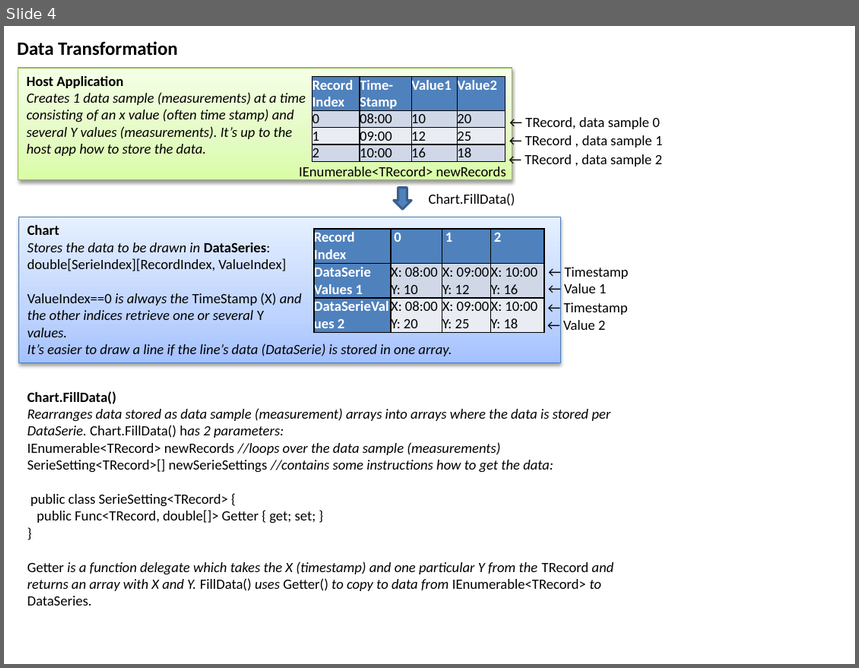
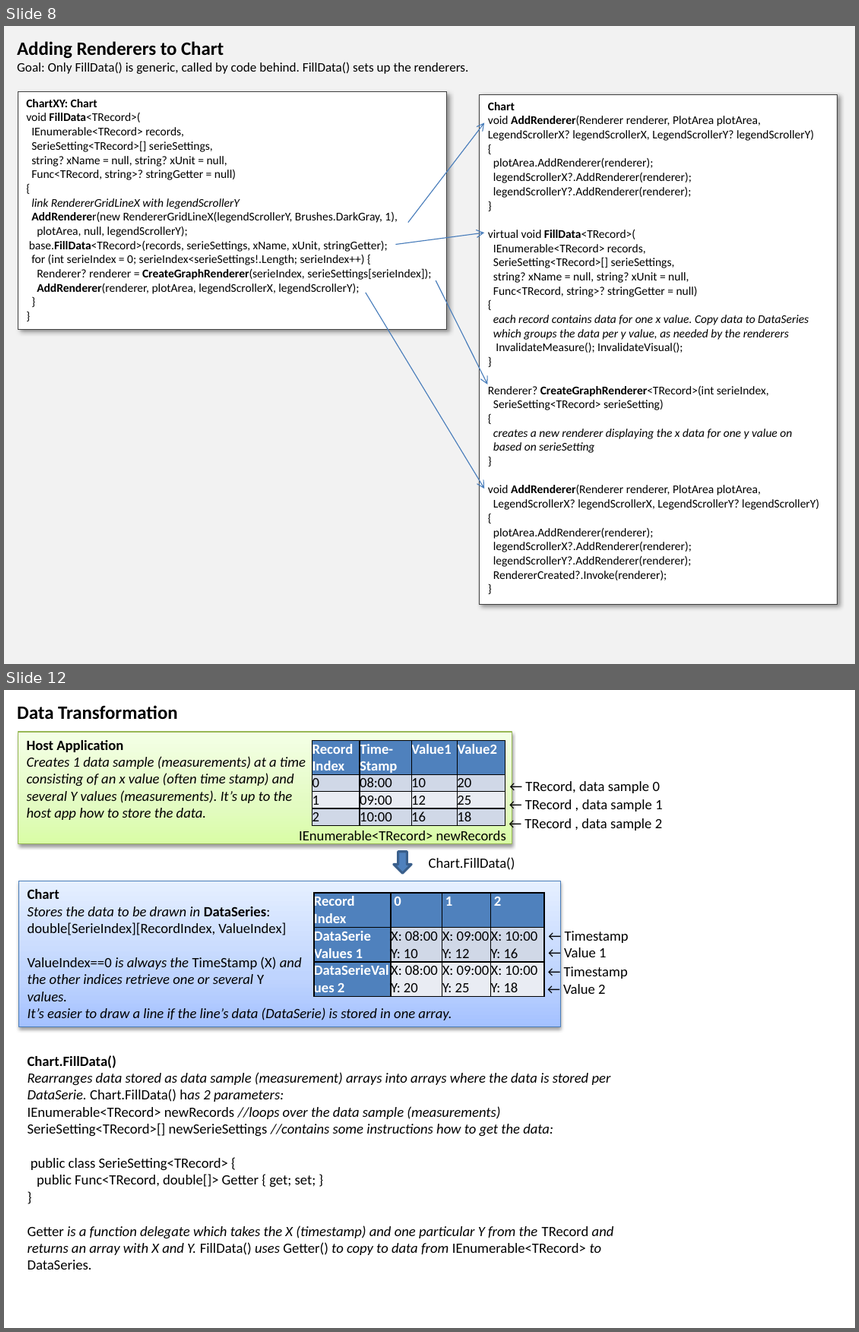
Before and after one commit to PeterHuberSg/XYGraphLib, a slide deck: XYGraphDesign1.pptx. Shown one above the other, each under a label of ours: slide 4 before the commit, slides 8 and 12 after it; the slides between them are not shown. The pictures are 859x668 and 859x1332 pixels, drawn with LibreOffice and Linux fonts; fonts in the diff are those of the drawing. Boxes give left, top, right and bottom in pixels: in the first picture for what was removed or moved away, otherwise in the second. Text is boxed around its words. In the diff, an @@ line names an element or a change of style, - is before the commit and + after.

```diff
--- a/XYGraphDesign1.pptx
+++ b/XYGraphDesign1.pptx
@@ slide 8 added at (4,26,855,664), background #F2F2F2 @@
@@ text added at (17,41,469,74), 11 pt, text #000000 @@
+Adding Renderers to Chart
+Goal: Only FillData() is generic, called by code behind. FillData() sets up the renderers.
@@ rectangle added at (18,91,446,329), fill #FFFFFF, outline #404040 0.75 pt, 10 pt, text #000000 @@
+ChartXY: Chart
+void FillData<TRecord>(
+IEnumerable<TRecord> records,
+SerieSetting<TRecord>[] serieSettings,
+string? xName = null, string? xUnit = null,
+Func<TRecord, string>? stringGetter = null)
+{
+link RendererGridLineX with legendScrollerY
+AddRenderer(new RendererGridLineX(legendScrollerY, Brushes.DarkGray, 1),
+plotArea, null, legendScrollerY);
+base.FillData<TRecord>(records, serieSettings, xName, xUnit, stringGetter);
+for (int serieIndex = 0; serieIndex<serieSettings!.Length; serieIndex++) {
+Renderer? renderer = CreateGraphRenderer(serieIndex, serieSettings[serieIndex]);
+AddRenderer(renderer, plotArea, legendScrollerX, legendScrollerY);
+}
+}
@@ rectangle added at (480,94,837,604), fill #FFFFFF, outline #404040 0.75 pt, 10 pt, text #000000 @@
+Chart
+void AddRenderer(Renderer renderer, PlotArea plotArea,
+LegendScrollerX? legendScrollerX, LegendScrollerY? legendScrollerY)
+{
+plotArea.AddRenderer(renderer);
+legendScrollerX?.AddRenderer(renderer);
+legendScrollerY?.AddRenderer(renderer);
+}
+virtual void FillData<TRecord>(
+IEnumerable<TRecord> records,
+SerieSetting<TRecord>[] serieSettings,
+string? xName = null, string? xUnit = null,
+Func<TRecord, string>? stringGetter = null)
+{
+each record contains data for one x value. Copy data to DataSeries
+which groups the data per y value, as needed by the renderers
+InvalidateMeasure(); InvalidateVisual();
+}
+Renderer? CreateGraphRenderer<TRecord>(int serieIndex,
+SerieSetting<TRecord> serieSetting)
+{
+creates a new renderer displaying the x data for one y value on
+based on serieSetting
+}
+void AddRenderer(Renderer renderer, PlotArea plotArea,
+LegendScrollerX? legendScrollerX, LegendScrollerY? legendScrollerY)
+{
+plotArea.AddRenderer(renderer);
+legendScrollerX?.AddRenderer(renderer);
+legendScrollerY?.AddRenderer(renderer);
+RendererCreated?.Invoke(renderer);
+}
@@ arrow added from (408, 223) to (484, 123), #4B7EBC 0.75 pt @@
@@ arrow added from (395, 245) to (484, 233), #4B7EBC 0.75 pt @@
@@ arrow added from (366, 293) to (484, 489), #4B7EBC 0.75 pt @@
@@ arrow added from (436, 281) to (487, 385), #4B7EBC 0.75 pt @@
@@ what was slide 4 is now slide 12 @@
```
Also in this commit, not shown: 4 slides changed, 6 other slides added, 9 other files.
